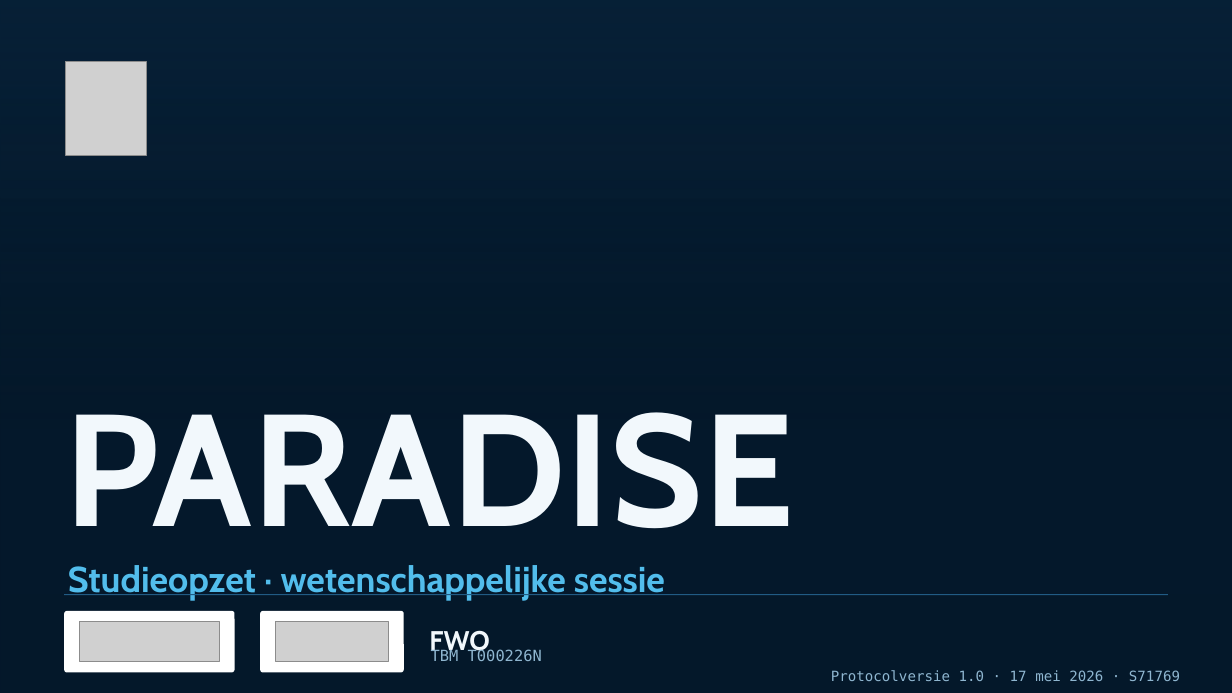
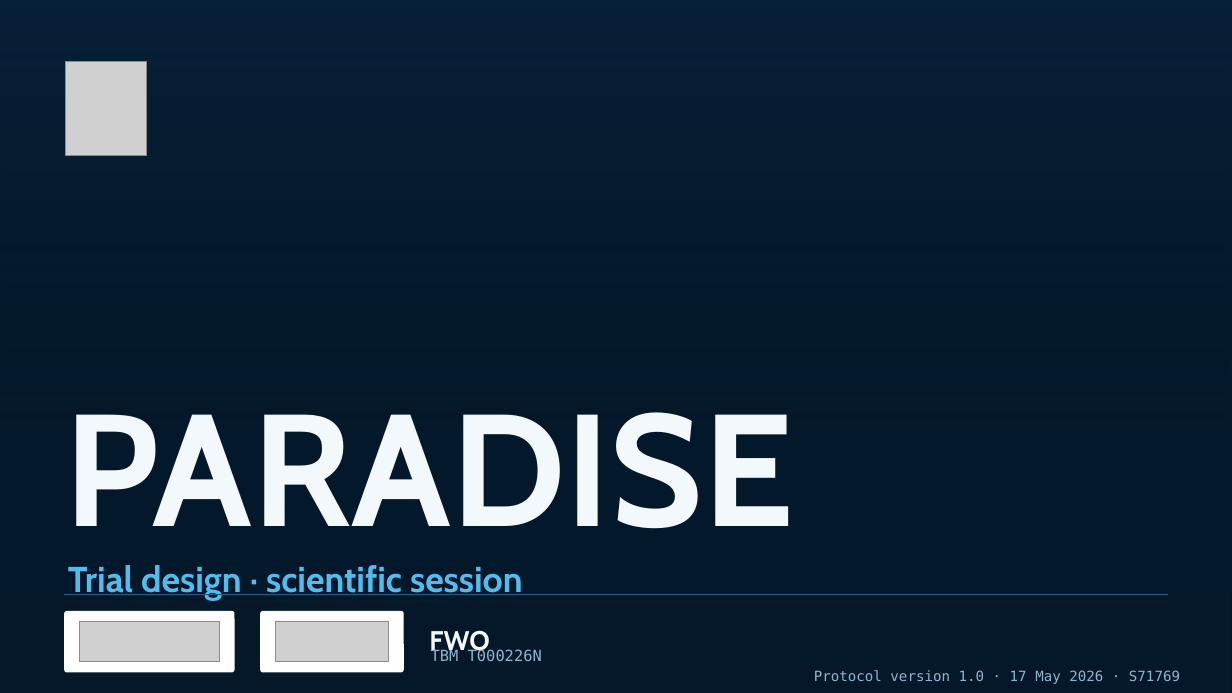
Before and after one commit to Dellfs/paradise-project, a slide deck: slide 1 of PARADISE_presentatie/PARADISE_congres.pptx. Drawn at 1232x693 pixels with LibreOffice and Linux fonts; fonts in the diff are those of the drawing; grey boxes stand for pictures; background and template pictures are left out; a plain dark background stands for a picture behind light text. Boxes give left, top, right and bottom in pixels: in the first picture for what was removed or moved away, otherwise in the second. Text is boxed around its words. In the diff, an @@ line names an element or a change of style, - is before the commit and + after.

```diff
--- a/PARADISE_presentatie/PARADISE_congres.pptx
+++ b/PARADISE_presentatie/PARADISE_congres.pptx
@@ text at (68, 565, 523, 600): text changed @@
-Studieopzet · wetenschappelijke sessie
+Trial design · scientific session
@@ text at (814, 670, 1180, 684): text changed @@
-Protocolversie 1.0 · 17 mei 2026 · S71769
+Protocol version 1.0 · 17 May 2026 · S71769
```
Also in this commit, not shown: 10 other slides changed, 21 slides added, 20 slides removed, 11 other files.
